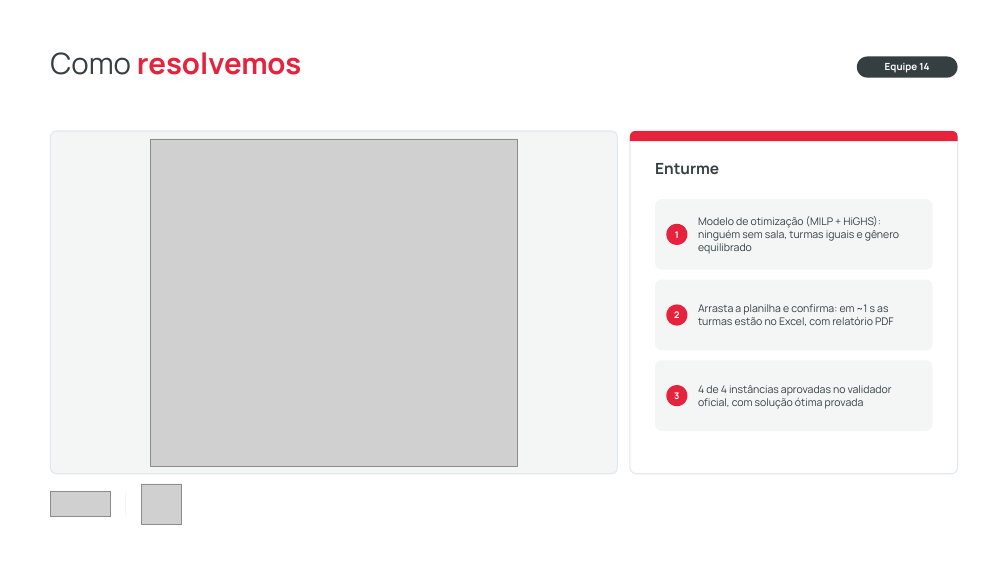
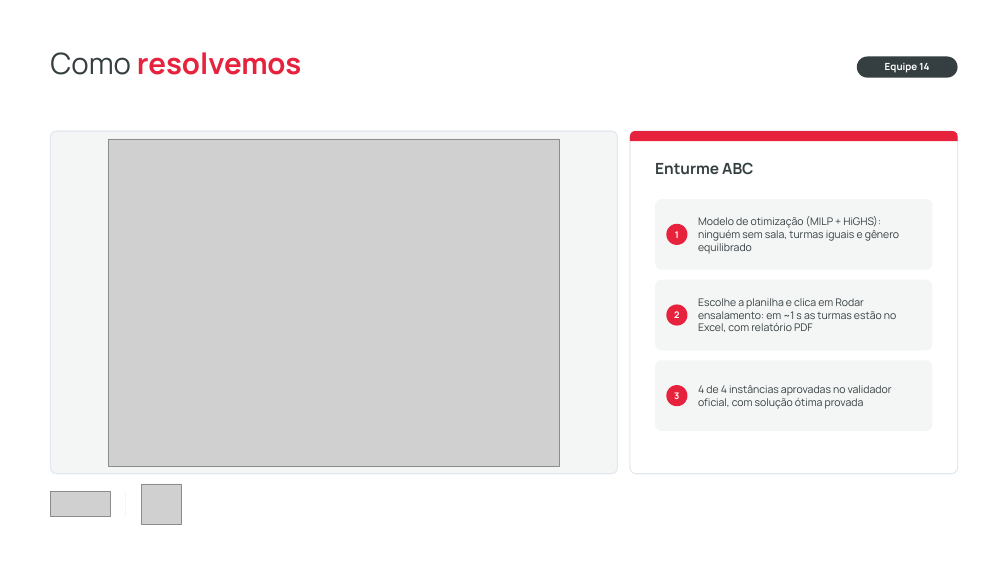
Before and after one commit to m2605/desafio-unisoma, a slide deck: slide 4 of solucao_monolitica/docs/Apresentacao_Enturme2.pptx. Drawn at 1008x567 pixels with LibreOffice and Linux fonts; fonts in the diff are those of the drawing; grey boxes stand for pictures; background and template pictures are left out. Boxes give left, top, right and bottom in pixels: in the first picture for what was removed or moved away, otherwise in the second. Text is boxed around its words. In the diff, an @@ line names an element or a change of style, - is before the commit and + after.

Commit message:
Slides com o nome Enturme ABC e o print da nova interface; entrega atualizada

```diff
--- a/solucao_monolitica/docs/Apresentacao_Enturme2.pptx
+++ b/solucao_monolitica/docs/Apresentacao_Enturme2.pptx
@@ picture: place and size @@
-picture at [150, 139, 518, 466]
+picture at [108, 139, 559, 466]
@@ text at [655, 162, 753, 175]: text changed @@
-Enturme
+Enturme ABC
@@ text at [698, 298, 896, 332]: text changed @@
-Arrasta a planilha e confirma: em ~1 s as turmas estão no Excel, com relatório PDF
+Escolhe a planilha e clica em Rodar ensalamento: em ~1 s as turmas estão no Excel, com relatório PDF
```
Also in this commit, not shown: 1 other slide changed, 7 other files.
